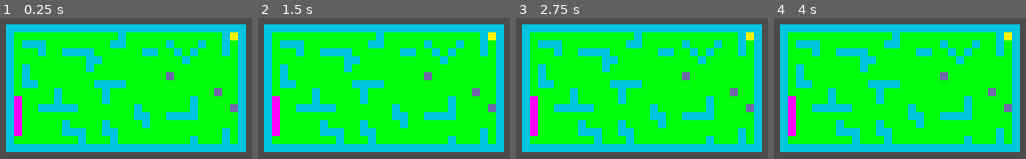
Above: before the commit, frames 1-4 (left to right).
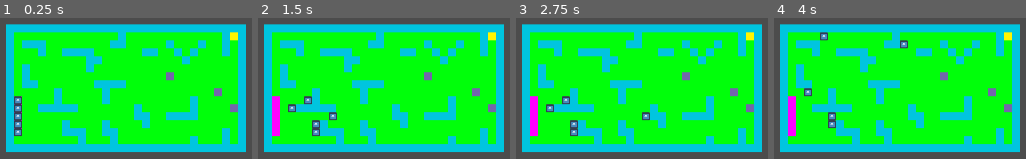
Above: after the commit, the same moments.

Repository: vmjcv/sunset
Game: Godot game, scene res://scene/level/level_manager.tscn
Two runs of this game, one before a commit and one after it. Both use one fixed random seed, a clock stepped at 60 frames per second and the inputs below. This scene is started directly instead of the project's main scene. The engine's default icon, where the game draws it, is replaced by a stand-in: a white triangle on a blue panel in a dark square.
Inputs (mouse positions are in pixels of both pictures, inside the frame that each line leads up to):
- Up to frame 1 (0.25 s): no input
- Up to frame 2 (1.5 s): tap Enter at 0.5 s; move the mouse to (outside the picture) at 0.52 s; hold Right (ui_right) 0.53-1.28 s; hold 1 0.53-1.28 s; click (outside the picture) at 0.67 s; move the mouse to (outside the picture) at 1.27 s; hold Down (ui_down) from 1.28 s (still down); tap 2 at 1.35 s
- Up to frame 3 (2.75 s): move the mouse to (outside the picture) at 2.02 s; release Down (ui_down) at 2.03 s; hold Right (ui_right) from 2.03 s (still down); hold 1 from 2.03 s (still down)
- Up to frame 4 (4 s): tap Space at 2.75 s; move the mouse to (outside the picture) at 2.77 s; release Right (ui_right) at 2.78 s; release 1 at 2.78 s; hold Up (ui_up) 2.78-3.53 s; tap 2 at 2.85 s; click (outside the picture) at 2.92 s; tap Enter at 3.5 s; move the mouse to (outside the picture) at 3.52 s; hold Left (ui_left) from 3.53 s (still down); hold 1 from 3.53 s (still down)

The runs differ from the first frame. In frame 1, 0.9% of the frame differs, in the area x 5-9%, y 55-84%; in frame 2, 1.0%; in frame 3, 1.0%; in frame 4, 1.0%, in the area x 11-54%, y 9-79%.
Error before the commit: Invalid operands 'int' and 'String' in operator '=='. (res://script/level/level_manager.gd:44)

Commit message:
support wall

Diff:
--- a/game/script/level/level_manager.gd
+++ b/game/script/level/level_manager.gd
@@ -7,6 +7,7 @@
 var birthPos = []
 var trappedAntPos = {}
 var ants = []
+var tileIdMap = {}
 enum {UP,DOWN,LEFT,RIGHT}
 
 onready var tileMap : TileMap
@@ -31,6 +32,8 @@
 	var tile_map_res = load(path)
 	tileMap = tile_map_res.instance()
 	add_child(tileMap)
+	for TileId in tileMap.tile_set.get_tiles_ids():
+		tileIdMap[tileMap.tile_set.tile_get_name(TileId)] = TileId
 
 func _ready():
 	if curLevel == null or curZhoumu == null:
@@ -41,7 +44,8 @@
 		maxW = max(cord[0], maxW)
 		maxH = max(cord[1], maxH)
 		for type in globalVar.BIRTHPOS:
-			if tileMap.get_cell(cord[0], cord[1]) == type:
+			var tileID = tileMap.get_cell(cord[0], cord[1])
+			if typeof(tileID) == typeof(type) and tileID == type:
 				birthPos.append(cord)
 
 	for pos in birthPos:
@@ -148,12 +152,13 @@
 func check_ant_status(ant):
 	var curPos = ant.get_map_index()
 	var dict_key = curPos.x * 100 + curPos.y
+	var tileId = tileMap.get_cell(curPos.x, curPos.y)
 	for type in globalVar.TRAP:
-		if tileMap.get_cell(curPos.x, curPos.y) == type and not trappedAntPos.keys().has(dict_key):
+		if typeof(tileId) == typeof(type) and tileId == type and not trappedAntPos.keys().has(dict_key):
 			ant.set_isTrapped(true)
 			trappedAntPos[dict_key] = ant
 	for type in globalVar.HOLE:
-		if tileMap.get_cell(curPos.x, curPos.y) == type:
+		if typeof(tileId) == typeof(type) and tileId == type:
 			ant.set_isDie(true)
 
 func get_all_grids_number():
@@ -166,20 +171,20 @@
 func check_block_type(x, y):
 	var temp_dict=get_all_grids_number()
 	var dict_key = x * 100 + y
+	var tileId = tileMap.get_cell(x, y)
 	for type in globalVar.OBSTACLE:
-		if tileMap.get_cell(x, y) == type:
+		if typeof(tileId) == typeof(type) and tileId == type:
 			return true
 	for type in globalVar.PLAIN:
-		if tileMap.get_cell(x, y) == type and temp_dict.keys().has(dict_key):
+		if typeof(tileId) == typeof(type) and tileId == type and temp_dict.keys().has(dict_key):
 			return true
 	for type in globalVar.DESTINATION:
-		if tileMap.get_cell(x, y) == type and temp_dict.keys().has(dict_key):
-			return true
-#	for type in globalVar.TRAP:
-#		if tileMap.get_cell(x, y) == type and not trappedAntPos.keys().has(dict_key):
-#			return true
+		if typeof(tileId) == typeof(type) and tileId == type and temp_dict.keys().has(dict_key):
+			return true
 	for type in globalVar.WALL:
-		if tileMap.get_cell(x, y) == type:
+		if typeof(tileId) == typeof(type) and tileId == type:
+#			var cellKey = tileMap.tile_set.tile_get_tile_mode()
+			#tileMap.set_cell(x, y, cellKy)
 			return true
 	return false
 
@@ -187,8 +192,9 @@
 	var successNum = 0
 	for ant in ants:
 		var pos = ant.get_map_index()
+		var tileId = tileMap.get_cell(pos.x, pos.y)
 		for type in globalVar.DESTINATION:
-			if tileMap.get_cell(pos.x, pos.y) == type:
+			if typeof(tileId) == typeof(type) and tileId == type:
 				successNum = successNum + 1
 	#暂时写1，之后条件会读取配置
 	if successNum >= 1:
